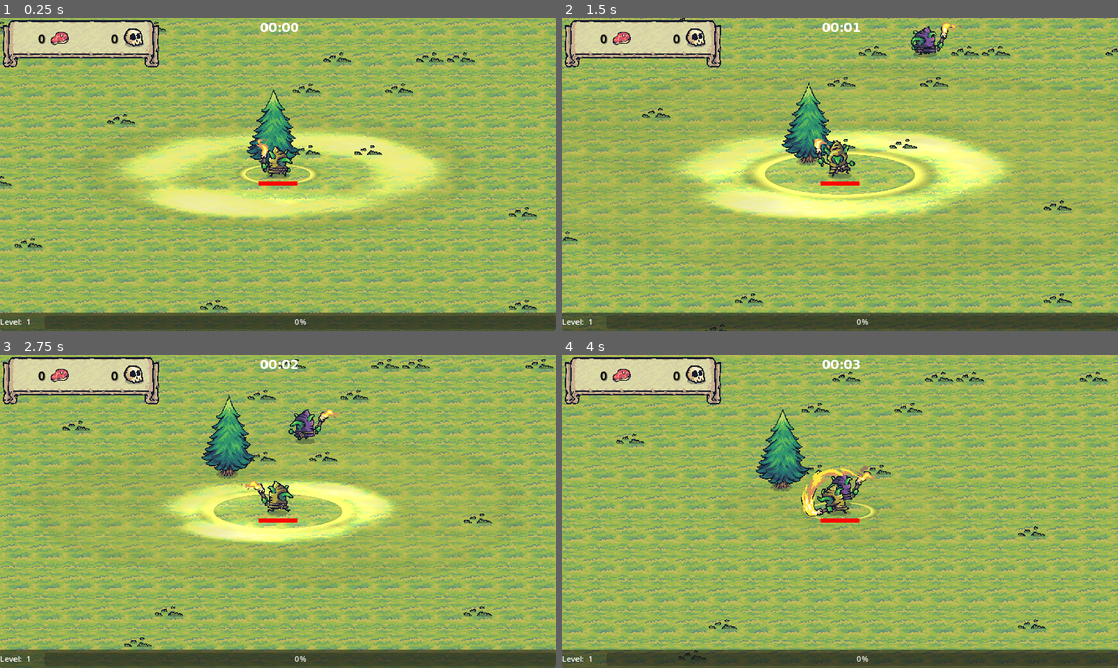
Above: before the commit, frames 1-4 (two rows, left to right).
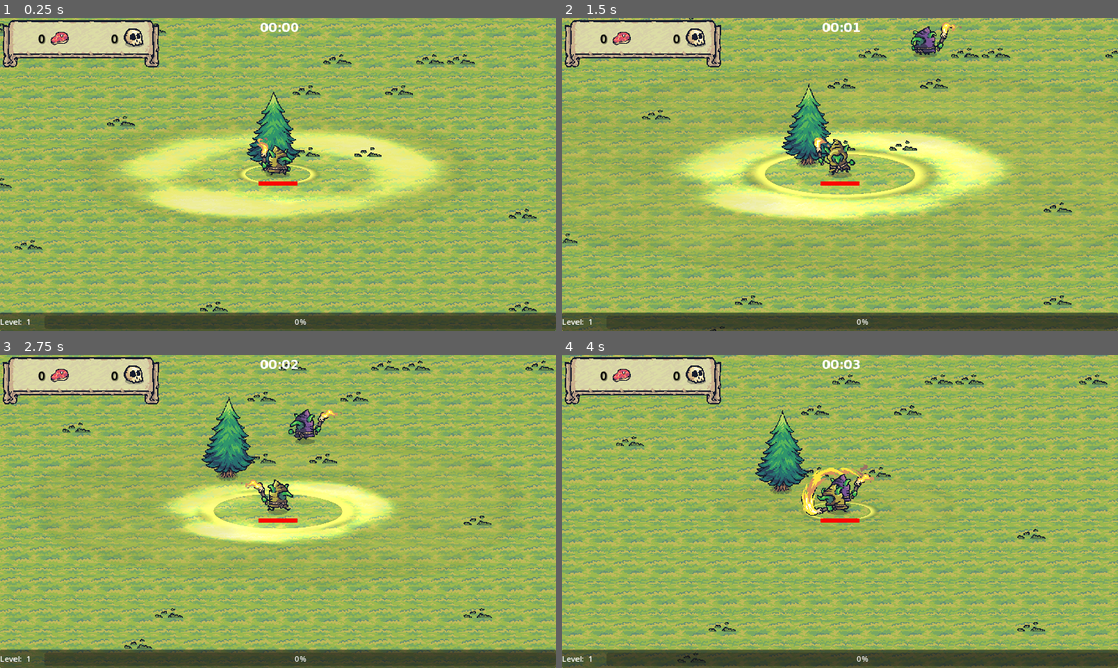
Above: after the commit, the same moments.

Repository: DGabrielF/goblin-hero
Game: Godot game, scene res://main.tscn
The game is run twice, just before and just after one commit, with the same random seed, the same clock (stepped at 60 frames per second) and the same inputs.
Inputs (mouse positions are in pixels of both pictures, inside the frame that each line leads up to):
- Up to frame 1 (0.25 s): no input
- Up to frame 2 (1.5 s): move the mouse to (962, 158) at 0.52 s; hold D (move_right) 0.53-1.28 s; click (962, 158) at 0.6 s; move the mouse to (728, 190) at 1.27 s; hold S (move_down) from 1.28 s (still down); click (728, 190) at 1.35 s
- Up to frame 3 (2.75 s): move the mouse to (333, 442) at 2.02 s; release S (move_down) at 2.03 s; hold D (move_right) from 2.03 s (still down); click (333, 442) at 2.1 s
- Up to frame 4 (4 s): move the mouse to (812, 574) at 2.77 s; release D (move_right) at 2.78 s; hold W (move_up) 2.78-3.53 s; click (812, 574) at 2.85 s; move the mouse to (1006, 558) at 3.52 s; hold A (move_left) from 3.53 s (still down); click (1006, 558) at 3.6 s

The runs differ from the first frame. In frame 1, 57% of the frame differs, in the area x 0-100%, y 0-100%; in frame 2, 57%; in frame 3, 58%; in frame 4, 62%.

Commit message:
:sparkles: first commit

Diff:
--- a/player/player.tscn
+++ b/player/player.tscn
@@ -6,6 +6,7 @@
 [ext_resource type="PackedScene" uid="uid://dirhjdby5sgd6" path="res://effects/rage_bless.tscn" id="2_siu7x"]
 
 [sub_resource type="CapsuleShape2D" id="CapsuleShape2D_t867i"]
+radius = 7.0
 height = 47.0
 
 [sub_resource type="Animation" id="Animation_rh3xt"]
@@ -171,7 +172,7 @@
 }
 
 [sub_resource type="CapsuleShape2D" id="CapsuleShape2D_yu84m"]
-radius = 37.0
+radius = 30.0
 height = 140.0
 
 [sub_resource type="StyleBoxFlat" id="StyleBoxFlat_3pgjx"]
@@ -187,13 +188,13 @@
 death_effect = ExtResource("2_qugnl")
 
 [node name="Sprite2D" type="Sprite2D" parent="."]
-position = Vector2(0, -28)
+position = Vector2(0, -30)
 texture = ExtResource("1_rtpyk")
 hframes = 7
 vframes = 5
 
 [node name="CollisionShape2D" type="CollisionShape2D" parent="."]
-position = Vector2(0, 1)
+position = Vector2(0, 2)
 rotation = 1.5708
 shape = SubResource("CapsuleShape2D_t867i")
 debug_color = Color(0, 0.6, 0.701961, 0.2)
@@ -207,6 +208,7 @@
 [node name="AttackArea" type="Area2D" parent="."]
 
 [node name="CollisionShape2D" type="CollisionShape2D" parent="AttackArea"]
+position = Vector2(0, 2)
 rotation = 4.71239
 scale = Vector2(1.25, 1.25)
 shape = SubResource("CapsuleShape2D_yu84m")
